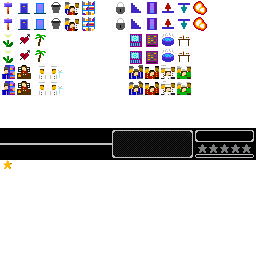
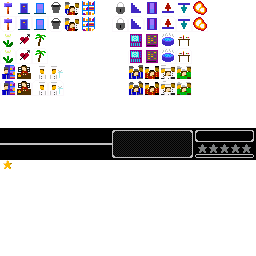
Two versions of the same layered image (w=256, h=256). Layer-by-layer changes:
painted on "hud.png" over left=129, top=50, right=191, bottom=64
